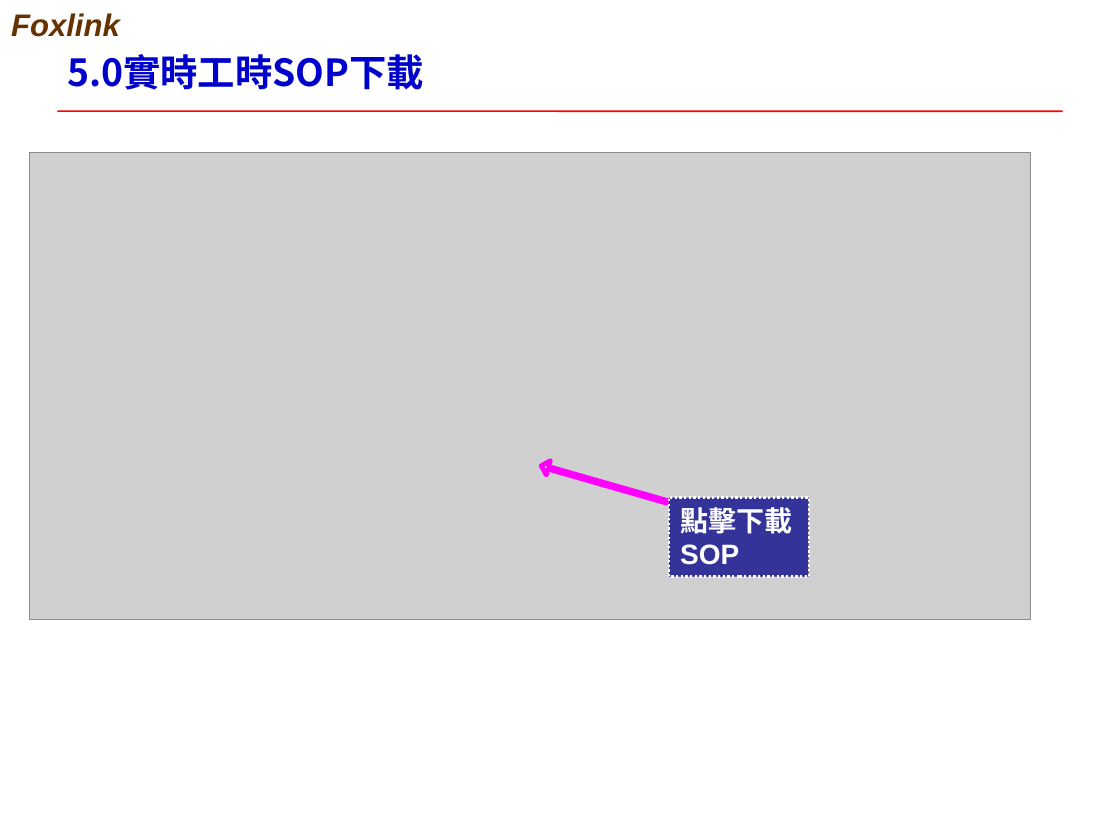
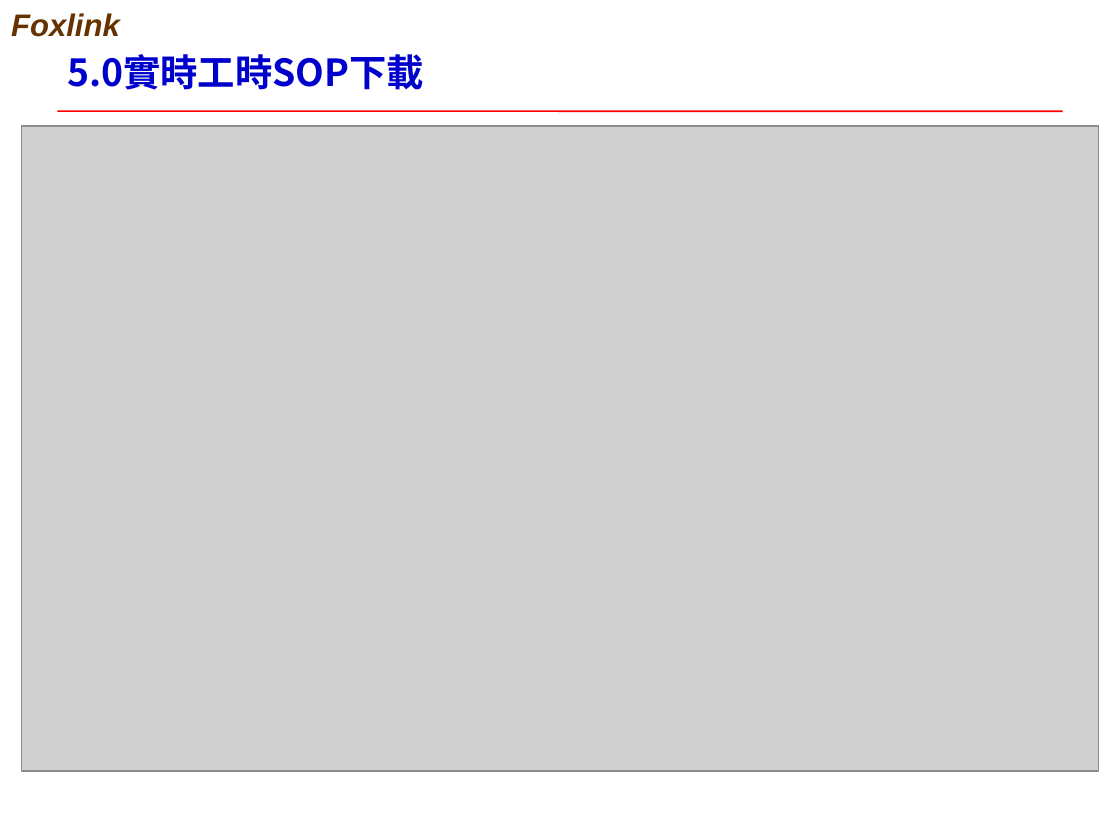
Before and after one commit to asd3354389/RealTime, a slide deck: slide 24 of WebContent/resources/ppt/實時工時系統USERGUIDE.pptx. Drawn at 1120x840 pixels with LibreOffice and Linux fonts; fonts in the diff are those of the drawing; grey boxes stand for pictures; background and template pictures are left out. Boxes give left, top, right and bottom in pixels: in the first picture for what was removed or moved away, otherwise in the second. Text is boxed around its words. In the diff, an @@ line names an element or a change of style, - is before the commit and + after.

```diff
--- a/WebContent/resources/ppt/實時工時系統USERGUIDE.pptx
+++ b/WebContent/resources/ppt/實時工時系統USERGUIDE.pptx
@@ picture: place and size @@
-picture at [30,152,1032,619]
+picture at [22,125,1099,771]
@@ right arrow removed at [539,458,669,508] @@
@@ rectangle removed at [669,497,809,577] @@
-點擊下載SOP
```
Also in this commit, not shown: 3 slides removed.
